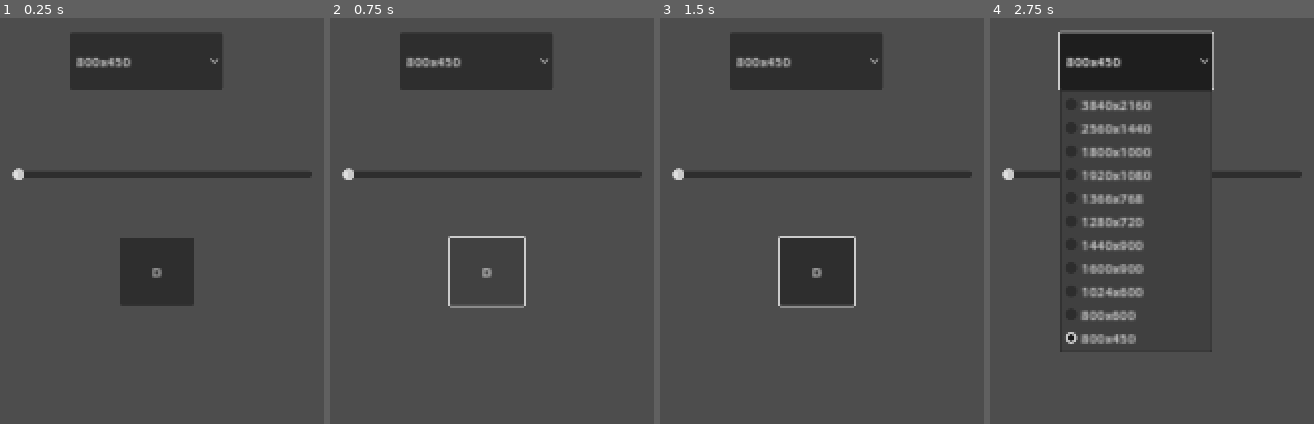
Above: before the commit, frames 1-4 (left to right).
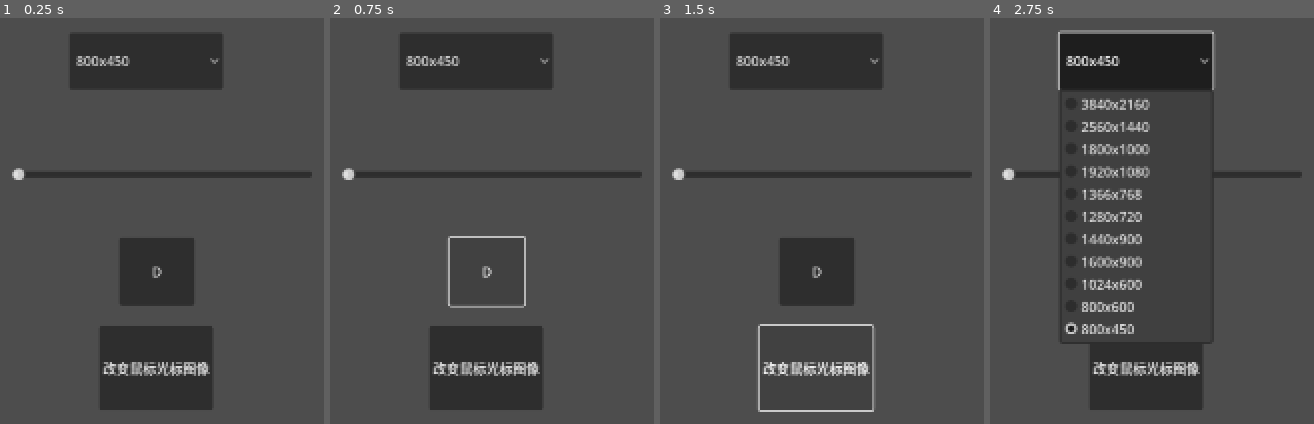
Above: after the commit, the same moments.

Repository: Ye96516/hahah
Game: Godot game, scene res://scenes/setting/setting.tscn
Two runs of this game, one before a commit and one after it. Both use one fixed random seed, a clock stepped at 60 frames per second and the inputs below. The project has no main scene, so this scene is started directly. The engine's default icon, where the game draws it, is replaced by a stand-in: a white triangle on a blue panel in a dark square.
Inputs (mouse positions are in pixels of both pictures, inside the frame that each line leads up to):
- Up to frame 1 (0.25 s): no input
- Up to frame 2 (0.75 s): click "D" at 0.5 s
- Up to frame 3 (1.5 s): click (815, 367) at 1.25 s, where only the run after the commit has a clickable "改变鼠标光标图像"
- Up to frame 4 (2.75 s): click "800x450" at 2 s

The runs differ from the first frame. In frame 1, 7.2% of the frame differs, in the area x 5-66%, y 9-97%; in frame 2, 7.3%; in frame 3, 2.2%; in frame 4, 11%, in the area x 5-70%, y 3-97%.

Commit message:
闲的无聊，再加个修改鼠标光标图像的功能

Diff:
--- a/project.godot
+++ b/project.godot
@@ -22,7 +22,8 @@
 
 window/size/viewport_width=1920
 window/size/viewport_height=1080
-window/stretch/mode="canvas_items"
+window/stretch/mode="viewport"
+window/stretch/aspect="expand"
 
 [input]
 
--- /dev/null
+++ b/scenes/setting/change_button_icon.gd
@@ -0,0 +1,25 @@
+extends Button
+
+enum mouse_pic{
+	normal,
+	godot,
+}
+var current_pic:int=mouse_pic.normal
+
+func _ready() -> void:
+	pass # Replace with function body.
+
+
+# Called every frame. 'delta' is the elapsed time since the previous frame.
+func _process(delta: float) -> void:
+	pass
+
+
+func _on_pressed() -> void:
+	match current_pic:
+		mouse_pic.normal:
+			current_pic=mouse_pic.godot
+			Input.set_custom_mouse_cursor(preload("res://icon.svg"))
+		mouse_pic.godot:
+			current_pic=mouse_pic.normal
+			Input.set_custom_mouse_cursor(null)
--- a/scenes/setting/change_key_pos.gd
+++ b/scenes/setting/change_key_pos.gd
@@ -14,6 +14,7 @@
 	pass
 
 func _on_move_right_pressed() -> void:
+	print(666)
 	current_action=actions.move_right
 
 func _input(event: InputEvent) -> void:
--- a/scenes/setting/setting.gd
+++ b/scenes/setting/setting.gd
@@ -1,3 +1,3 @@
 extends Control
 
-var op
+@export var node:Node=Node.new()
--- a/scenes/setting/setting.tscn
+++ b/scenes/setting/setting.tscn
@@ -1,9 +1,10 @@
-[gd_scene load_steps=5 format=3 uid="uid://dnvmjwuu7v5sq"]
+[gd_scene load_steps=6 format=3 uid="uid://dnvmjwuu7v5sq"]
 
 [ext_resource type="Script" path="res://scenes/setting/setting.gd" id="1_gcp4l"]
 [ext_resource type="Script" path="res://scenes/setting/resolution.gd" id="2_i80b5"]
 [ext_resource type="Script" path="res://scenes/setting/volume.gd" id="3_gt6wv"]
 [ext_resource type="Script" path="res://scenes/setting/change_key_pos.gd" id="4_8qoxy"]
+[ext_resource type="Script" path="res://scenes/setting/change_button_icon.gd" id="5_gxj7x"]
 
 [node name="Setting" type="Control"]
 layout_mode = 3
@@ -29,7 +30,7 @@
 offset_right = 576.0
 offset_bottom = 295.0
 max_value = 1.0
-step = 0.05
+step = 0.01
 script = ExtResource("3_gt6wv")
 
 [node name="ChangeKeyPos" type="Node" parent="."]
@@ -40,8 +41,19 @@
 offset_top = 343.0
 offset_right = 435.0
 offset_bottom = 424.0
+button_mask = 0
 text = "D"
+
+[node name="ChangeButtonIcon" type="Button" parent="."]
+layout_mode = 0
+offset_left = 321.0
+offset_top = 449.0
+offset_right = 457.0
+offset_bottom = 550.0
+text = "改变鼠标光标图像"
+script = ExtResource("5_gxj7x")
 
 [connection signal="item_selected" from="Resolution" to="Resolution" method="_on_resolution_item_selected"]
 [connection signal="value_changed" from="Volume" to="Volume" method="_on_value_changed"]
 [connection signal="pressed" from="ChangeKeyPos/MoveRight" to="ChangeKeyPos" method="_on_move_right_pressed"]
+[connection signal="pressed" from="ChangeButtonIcon" to="ChangeButtonIcon" method="_on_pressed"]
